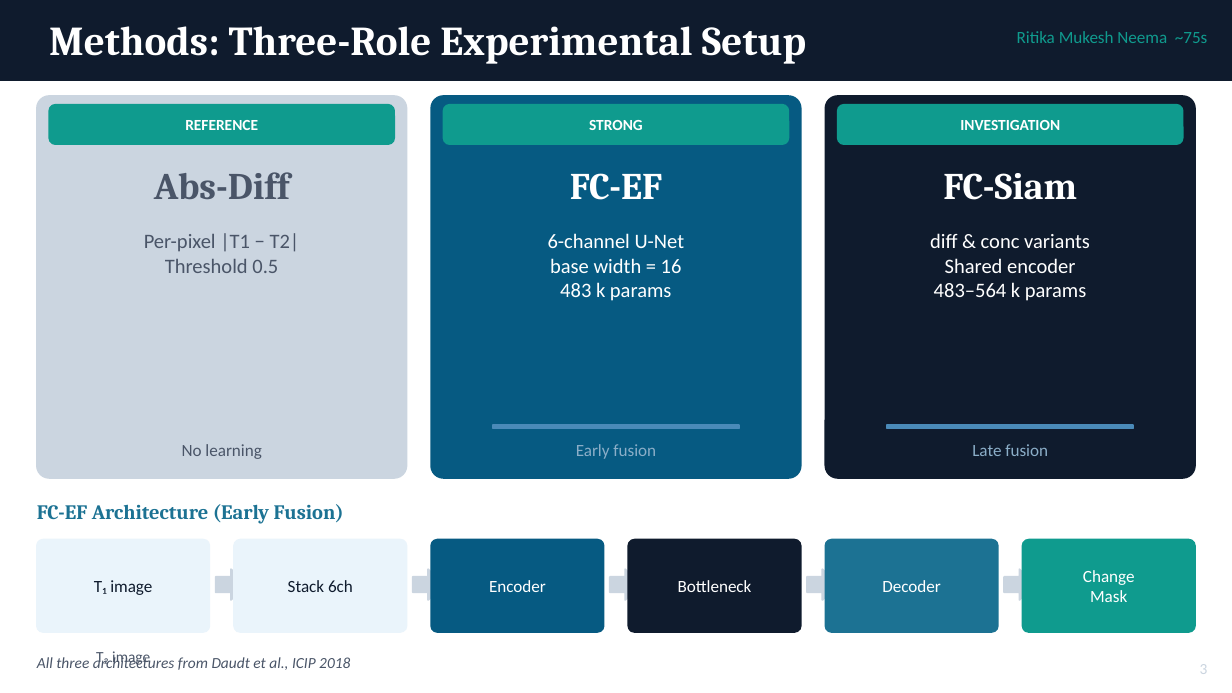
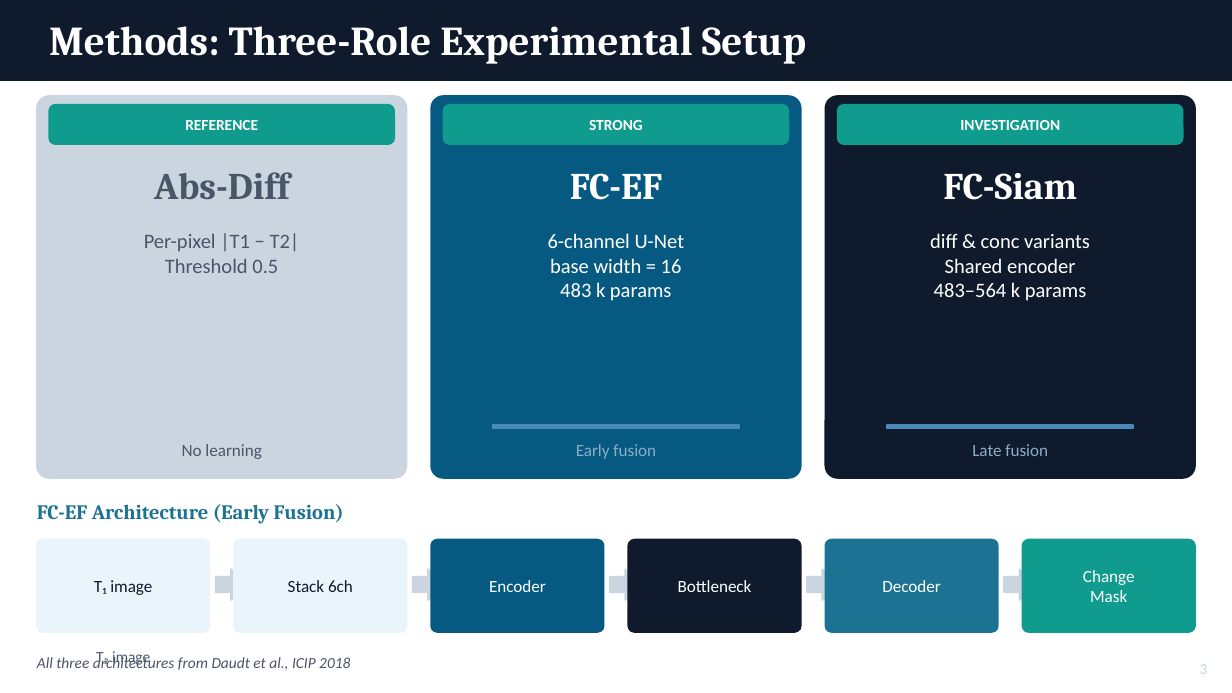
Before and after one commit to danwaseem/levir-change-detection, a slide deck: slide 4 of presentation/buildsafe_vision.pptx. Drawn at 1232x693 pixels with LibreOffice and Linux fonts; fonts in the diff are those of the drawing. Boxes give left, top, right and bottom in pixels: in the first picture for what was removed or moved away, otherwise in the second. Text is boxed around its words. In the diff, an @@ line names an element or a change of style, - is before the commit and + after.

```diff
--- a/presentation/buildsafe_vision.pptx
+++ b/presentation/buildsafe_vision.pptx
@@ text removed at [1017, 31, 1207, 43] @@
-Ritika Mukesh Neema ~75s
```
Also in this commit, not shown: 6 other slides changed, 1 other file.
